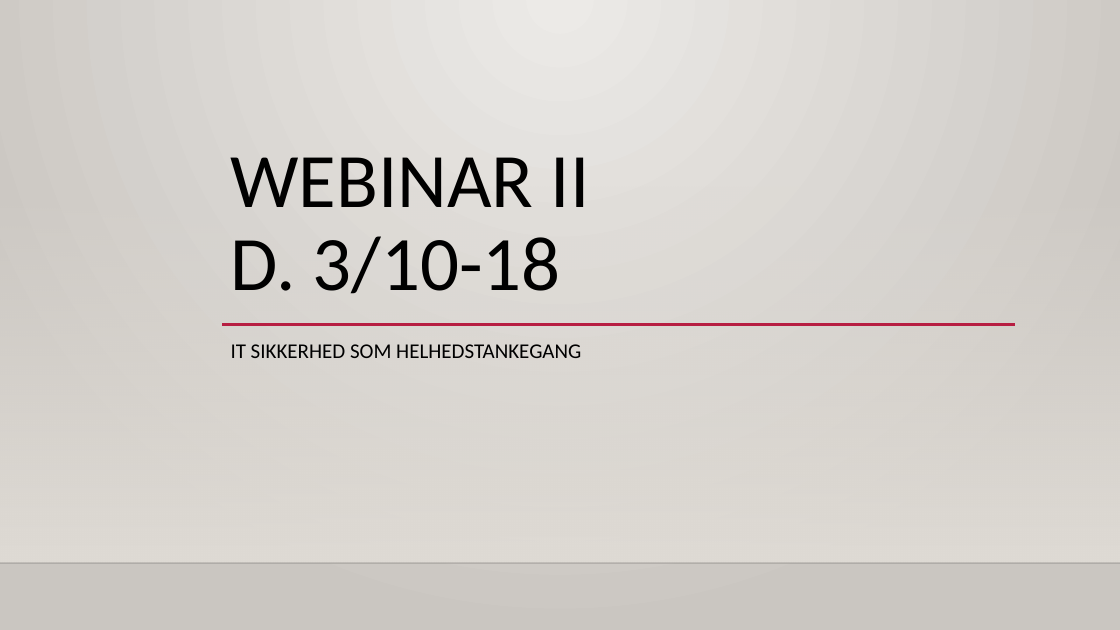
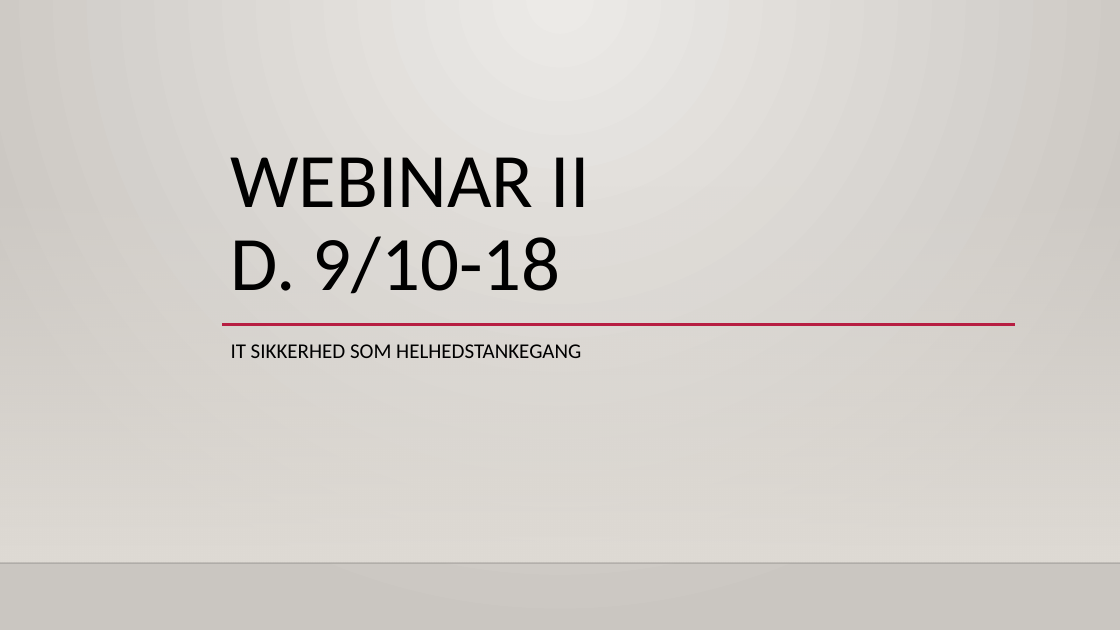
Before and after one commit to philipkaare/presentations, a slide deck: slide 1 of Smartlearning.dk/2018/IT-sikkerhed - webinar 2.pptx. Drawn at 1120x630 pixels with LibreOffice and Linux fonts; fonts in the diff are those of the drawing; background and template pictures are left out. Boxes give left, top, right and bottom in pixels: in the first picture for what was removed or moved away, otherwise in the second. Text is boxed around its words. In the diff, an @@ line names an element or a change of style, - is before the commit and + after.

```diff
--- a/Smartlearning.dk/2018/IT-sikkerhed - webinar 2.pptx
+++ b/Smartlearning.dk/2018/IT-sikkerhed - webinar 2.pptx
@@ title at <box>231,157,590,294</box>: text changed @@
-WEBINAR II
-D. 3/10-18
+WEBINAR II
+D. 9/10-18
```
Also in this commit, not shown: 3 other slides changed, 1 slide added, 1 other file.
